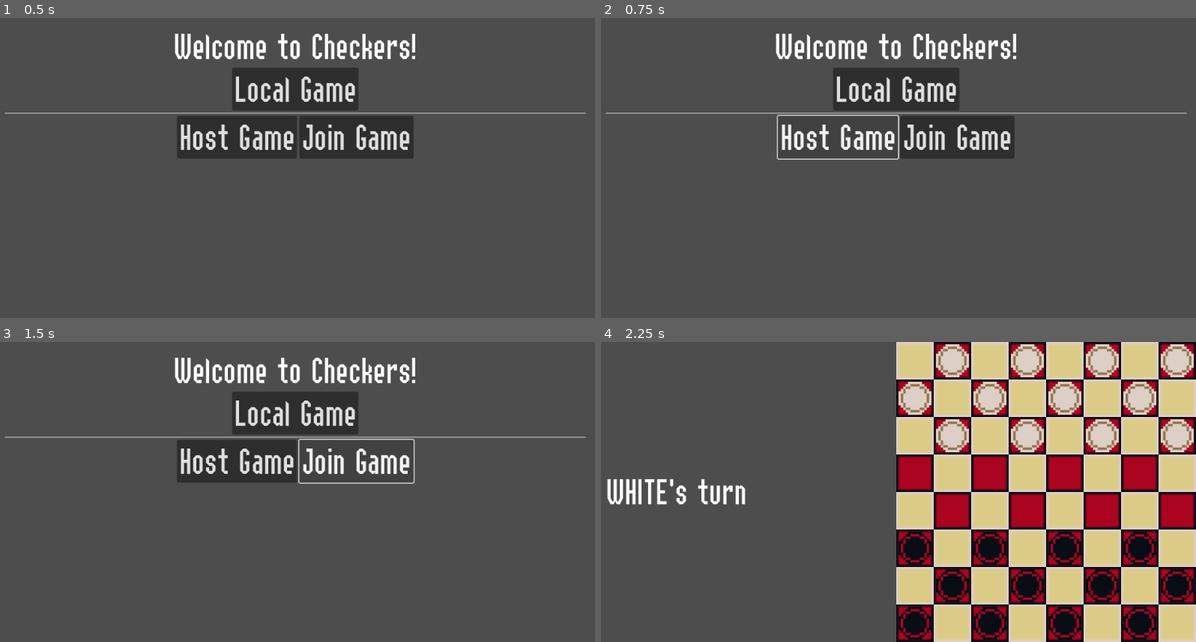
Above: before the commit, frames 1-4 (two rows, left to right).
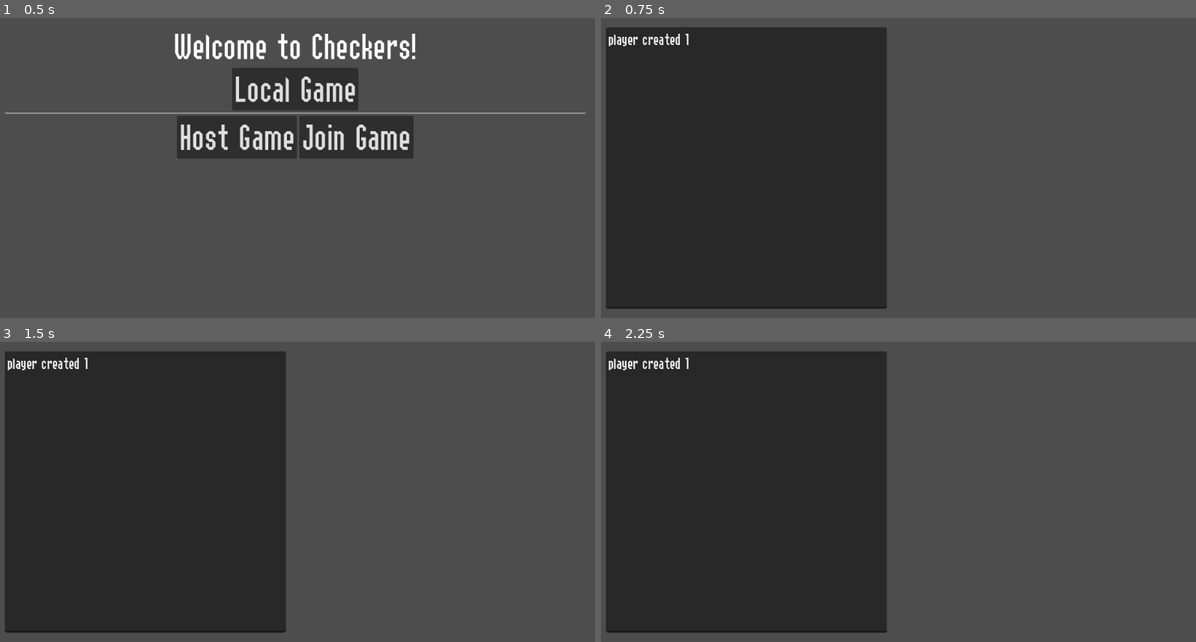
Above: after the commit, the same moments.

Repository: k4gi/boardplayer
Game: Godot game, scene res://CheckersMain.tscn
The game is run twice, just before and just after one commit, with the same random seed, the same clock (stepped at 60 frames per second) and the same inputs.
Inputs (mouse positions are in pixels of both pictures, inside the frame that each line leads up to):
- Up to frame 1 (0.5 s): no input
- Up to frame 2 (0.75 s): click "Host Game" at 0.5 s
- Up to frame 3 (1.5 s): click (357, 462) at 1.25 s, where only the run before the commit has a clickable "Join Game"
- Up to frame 4 (2.25 s): click (898, 414) at 2 s, where only the run before the commit has a clickable "Local Game"

Frame 1 is identical in both runs. In frame 2, 48% of the frame differs, in the area x 0-99%, y 3-97%; in frame 3, 45%; in frame 4, 94%, in the area x 0-100%, y 0-100%.

Commit message:
idk

Diff:
--- a/CheckersMain.gd
+++ b/CheckersMain.gd
@@ -57,6 +57,9 @@
 
 	create_player(1)
 
+	get_node("%MainMenu").set_visible(false)
+	get_node("%Chat").set_visible(true)
+
 
 func _on_peer_connected(id):
 	create_player(id)
@@ -70,7 +73,7 @@
 	var new_player = PLAYER.instantiate()
 	new_player.set("peer_id", id)
 	$Players.add_child(new_player, true)
-	print("player created %d" % id)
+	get_node("%Chat/TextEdit").set_line( 0, "player created %d" % id)
 
 
 func remove_player(id):
@@ -78,7 +81,7 @@
 		if each_player.get("peer_id") == id:
 			$Players.remove_child(each_player)
 			each_player.queue_free()
-			print("player removed %d" % id)
+	get_node("%Chat/TextEdit").set_line( get_node("%Chat/TextEdit").get_line_count(), "player removed %d" % id)
 
 
 func _on_join_game_pressed():
@@ -87,3 +90,6 @@
 	peer.create_client(network_address, network_port)
 
 	multiplayer.set_multiplayer_peer(peer)
+
+	get_node("%MainMenu").set_visible(false)
+	get_node("%Chat").set_visible(true)
